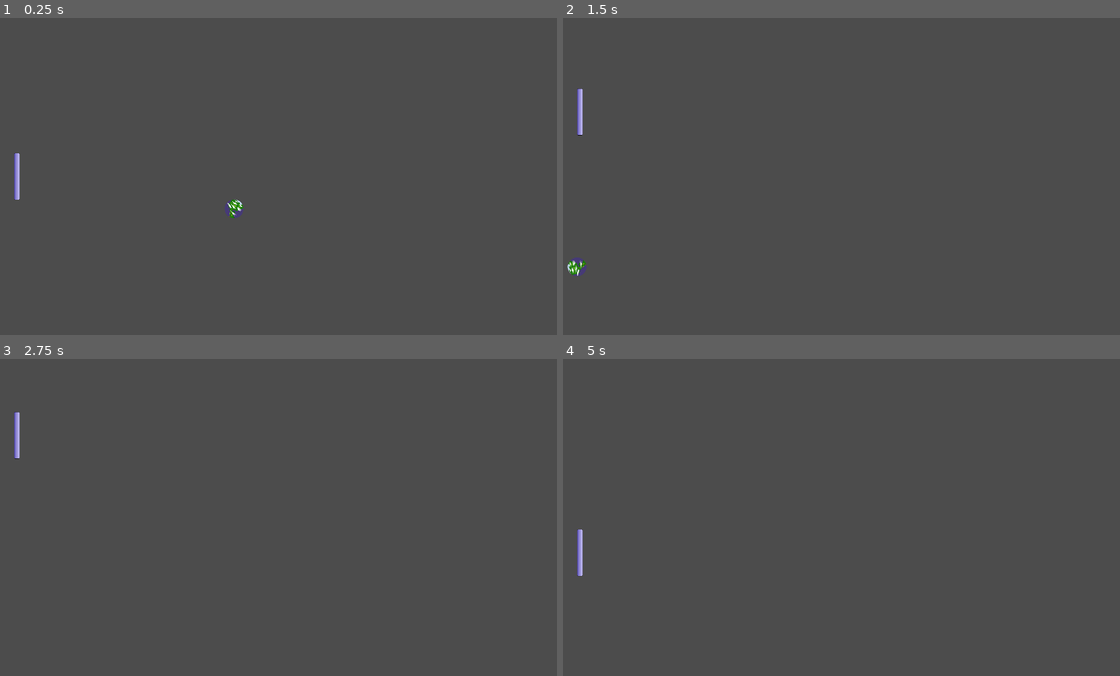
Above: before the commit, frames 1-4 (two rows, left to right).
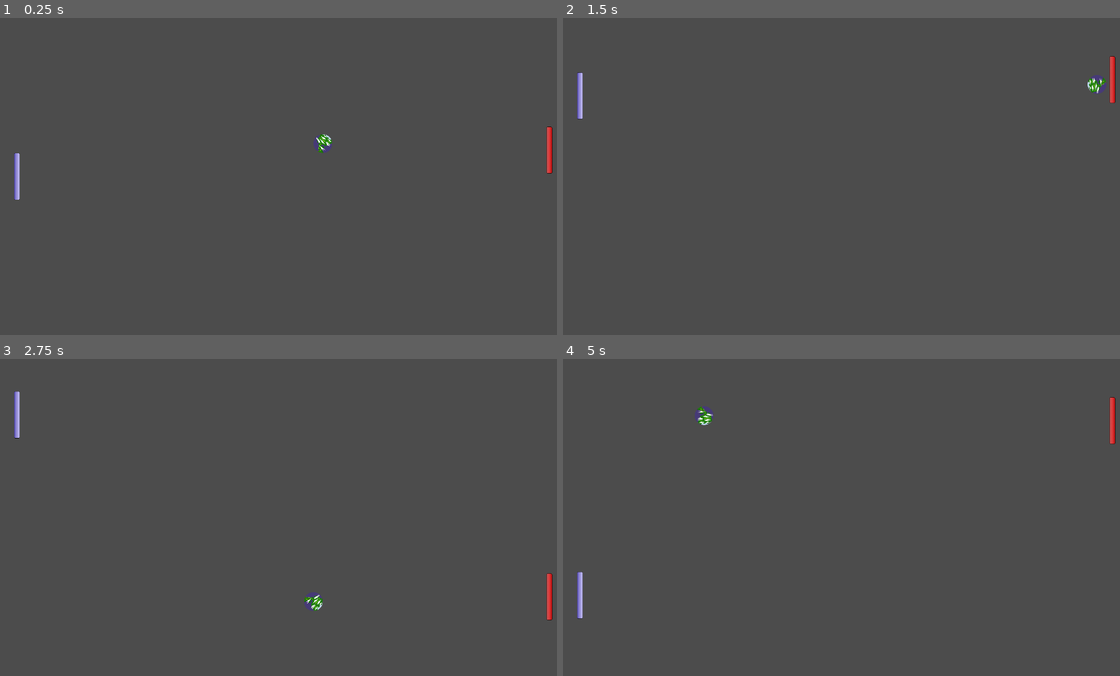
Above: after the commit, the same moments.

Repository: v1ru5tx/GodotPong
Game: Godot game, scene res://Level.tscn
Same seed, same stepped clock (60 frames per second), same inputs: the game is played once before the commit and once after it.
Inputs:
- Up to frame 1 (0.25 s): no input
- Up to frame 2 (1.5 s): hold Up (ui_up) 0.53-1.28 s; hold Down (ui_down) from 1.28 s (still down)
- Up to frame 3 (2.75 s): release Down (ui_down) at 2.03 s; hold Up (ui_up) from 2.03 s (still down)
- Up to frame 4 (5 s): release Up (ui_up) at 3.53 s; hold Down (ui_down) from 3.53 s (still down)

The runs differ from the first frame. In frame 1, 0.5% of the frame differs, in the area x 40-100%, y 34-64%; in frame 2, 0.6%; in frame 3, 0.5%; in frame 4, 0.6%, in the area x 2-100%, y 12-82%.

Commit message:
Adding oponent

Diff:
--- /dev/null
+++ b/Level.gd
@@ -0,0 +1,17 @@
+extends Node2D
+
+func _restart_game():
+	$Pelota.is_moving = false
+	$Pelota.direction = Vector2.ZERO
+	$Pelota.position = Vector2(960,540)
+	$Pelota.reset_ball()
+
+
+
+func _on_Arco_Player_body_entered(body):
+	# Body en este caso es la pelota
+	_restart_game()
+
+
+func _on_Arco_Oponente_body_entered(body):
+	_restart_game()
--- a/Level.tscn
+++ b/Level.tscn
@@ -1,7 +1,9 @@
-[gd_scene load_steps=5 format=2]
+[gd_scene load_steps=7 format=2]
 
 [ext_resource path="res://Player.tscn" type="PackedScene" id=1]
 [ext_resource path="res://Pelota.tscn" type="PackedScene" id=2]
+[ext_resource path="res://Oponente.tscn" type="PackedScene" id=3]
+[ext_resource path="res://Level.gd" type="Script" id=4]
 
 [sub_resource type="RectangleShape2D" id=1]
 extents = Vector2( 960, 50 )
@@ -10,6 +12,7 @@
 extents = Vector2( 50, 540 )
 
 [node name="Level" type="Node2D"]
+script = ExtResource( 4 )
 
 [node name="Pared_Superior" type="StaticBody2D" parent="."]
 
@@ -40,3 +43,9 @@
 
 [node name="Pelota" parent="." instance=ExtResource( 2 )]
 position = Vector2( 948, 530 )
+
+[node name="Oponente" parent="." instance=ExtResource( 3 )]
+position = Vector2( 1870, 540 )
+
+[connection signal="body_entered" from="Arco_Player" to="." method="_on_Arco_Player_body_entered"]
+[connection signal="body_entered" from="Arco_Oponente" to="." method="_on_Arco_Oponente_body_entered"]
--- /dev/null
+++ b/Oponente.gd
@@ -0,0 +1,21 @@
+extends KinematicBody2D
+
+var speed = 600
+onready var ball = get_parent().find_node("Pelota")
+
+func _physics_process(_delta):
+	var direction = Vector2(0,_get_direction())
+	var _slide = move_and_slide( direction*speed )
+
+
+func _get_direction():
+	# Devuleve 0 si pelota quieto,
+	# 1 si va hacia abajo
+	# -1 si el movimiento es arriba
+	if abs( ball.position.y - position.y ) > 25:
+		if ball.position.y > position.y:
+			return 1
+		else:
+			return -1
+	else:
+		return 0
--- /dev/null
+++ b/Oponente.tscn
@@ -0,0 +1,16 @@
+[gd_scene load_steps=4 format=2]
+
+[ext_resource path="res://Second_bar.png" type="Texture" id=1]
+[ext_resource path="res://Oponente.gd" type="Script" id=2]
+
+[sub_resource type="RectangleShape2D" id=1]
+extents = Vector2( 10, 80 )
+
+[node name="Oponente" type="KinematicBody2D"]
+script = ExtResource( 2 )
+
+[node name="Sprite" type="Sprite" parent="."]
+texture = ExtResource( 1 )
+
+[node name="CollisionShape2D" type="CollisionShape2D" parent="."]
+shape = SubResource( 1 )
--- a/Pelota.gd
+++ b/Pelota.gd
@@ -5,14 +5,17 @@
 var is_moving = false
 var angular_speed = PI
 
-func _ready():
+func reset_ball():
 	# Cuando el nodo este cargado, que pasara
-	randomize()
-
 	speed = 600
 	direction.x = [-1, 1][randi() % 2]
 	direction.y = [-0.8, 0.8][randi() % 2]
 	is_moving = true
+
+
+func _ready():
+	randomize()
+	reset_ball()
 
 func _physics_process(delta):
 	# Funcion ue se ejecuta una vez por frame
--- a/Player.gd
+++ b/Player.gd
@@ -1,6 +1,6 @@
 extends KinematicBody2D
 
-var speed = 400
+var speed = 500
 
 func _physics_process(_delta):
 	var direction = Vector2.ZERO # Vector2(0,0)
